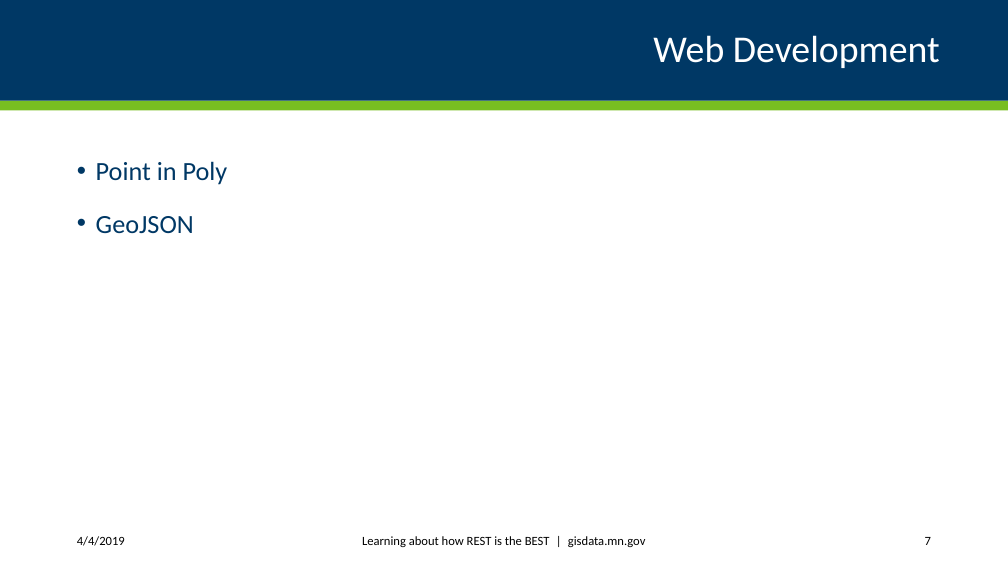
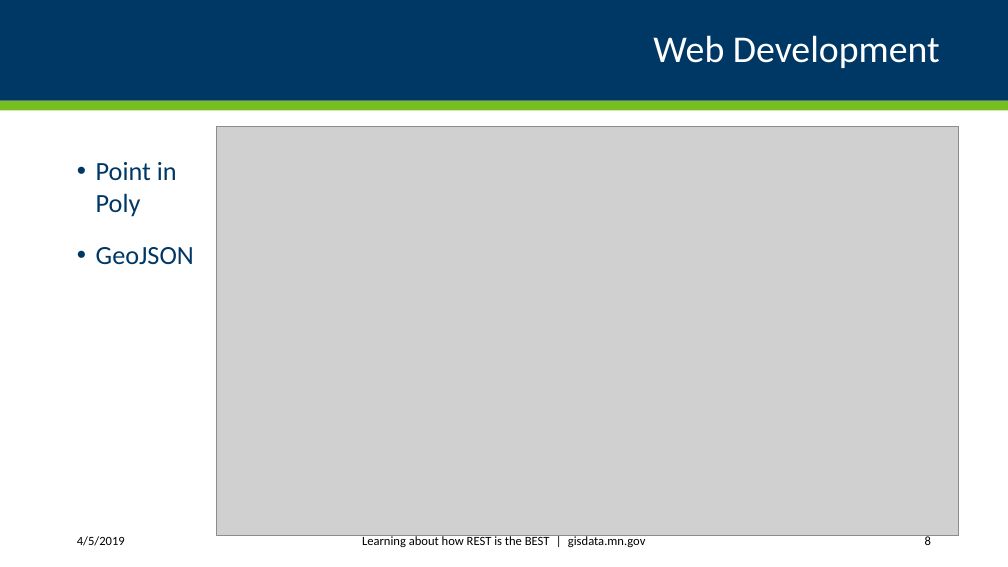
Before and after one commit to mmdolbow/RESTendpts, a slide deck: slide 8 of ppt/REST endpoint tutorial.pptx (slide 7 before the commit). Drawn at 1008x567 pixels with LibreOffice and Linux fonts; fonts in the diff are those of the drawing; grey boxes stand for pictures. Boxes give left, top, right and bottom in pixels: in the first picture for what was removed or moved away, otherwise in the second. Text is boxed around its words. In the diff, an @@ line names an element or a change of style, - is before the commit and + after.

```diff
--- a/ppt/REST endpoint tutorial.pptx
+++ b/ppt/REST endpoint tutorial.pptx
@@ picture added at <box>216,126,959,536</box> @@
@@ text "Point in Poly" rewrapped from <box>96,161,228,233</box> to <box>96,162,194,264</box> @@
@@ text at <box>77,536,125,546</box>: text changed @@
-4/4/2019
+4/5/2019
@@ page number at <box>925,535,931,545</box>: text changed @@
-7
+8
```
Also in this commit, not shown: 7 other slides changed, 1 slide added.
